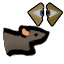
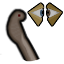
Revision of a layered 64 × 64 image; what changed, layer by layer:
added layer "SnakeHiss" above "ReptileHiss" over [0, 8, 41, 62]
hid "Squeak" over [2, 24, 51, 58]
